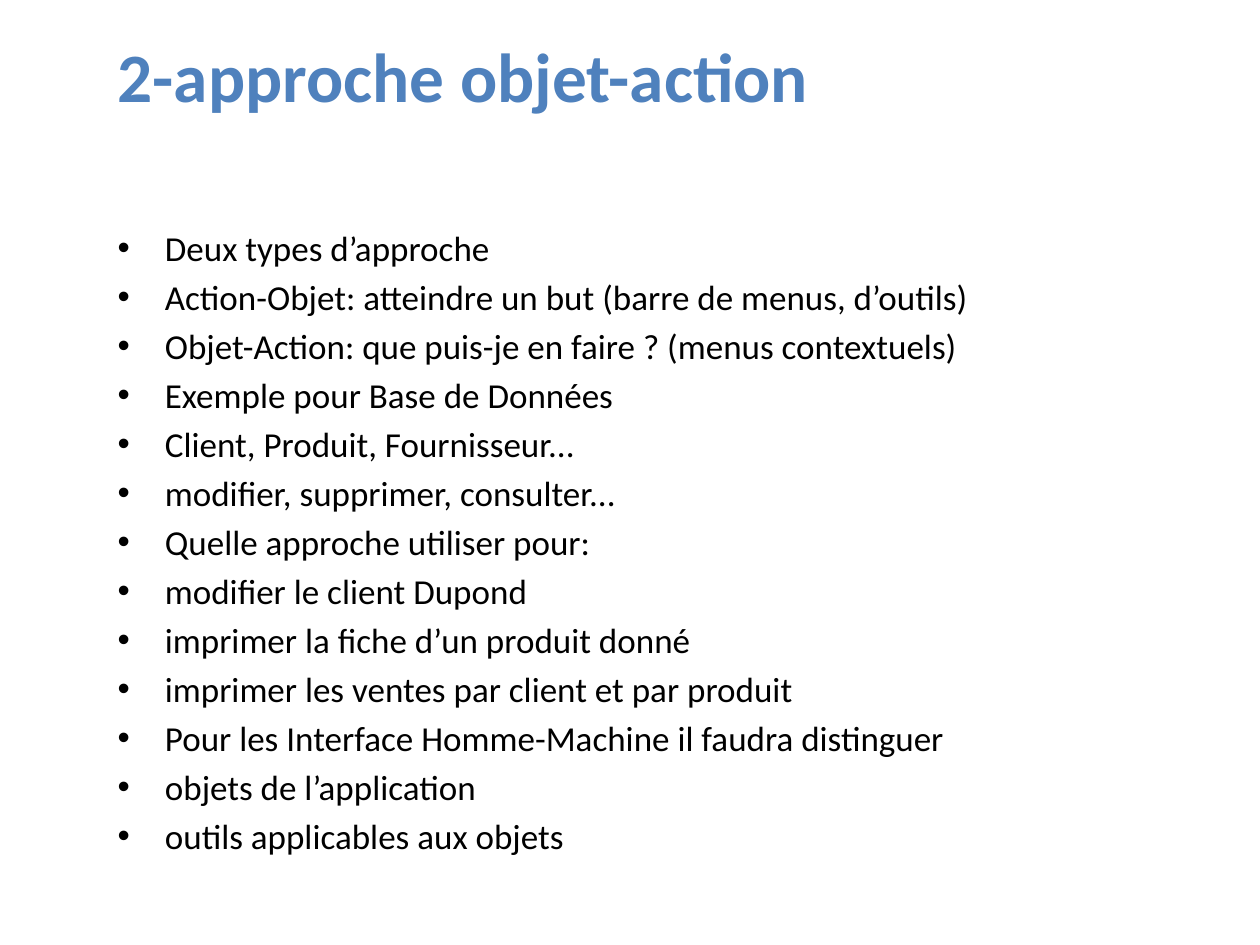
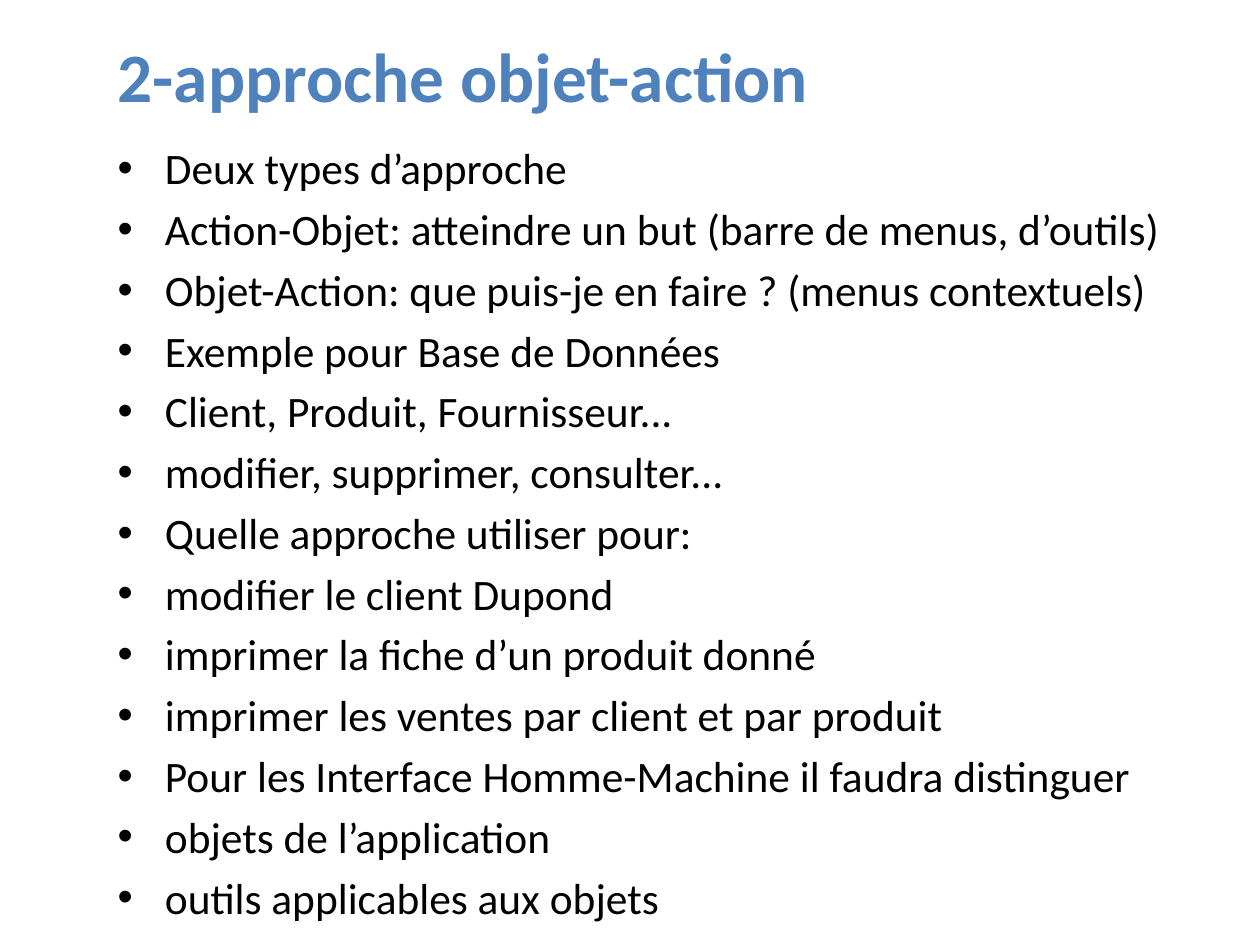
Before and after one commit to LucNtonga/IHM, a slide deck: slide 20 of INTERFACE.pptx (slide 18 before the commit). Drawn at 1260x945 pixels with LibreOffice and Linux fonts; fonts in the diff are those of the drawing; background and template pictures are left out. Boxes give left, top, right and bottom in pixels: in the first picture for what was removed or moved away, otherwise in the second. Text is boxed around its words. In the diff, an @@ line names an element or a change of style, - is before the commit and + after.

```diff
--- a/INTERFACE.pptx
+++ b/INTERFACE.pptx
@@ text "Deux types d’approche": place and size @@
-text "Deux types d’approche" at [165,236,967,806]
+text "Deux types d’approche" at [165,153,1158,922]
@@ text "Deux types d’approche" at [165,153,1158,922]: size 20 to 24.8 pt @@
```
Also in this commit, not shown: 6 other slides changed, 2 slides added, 13 slides removed.
